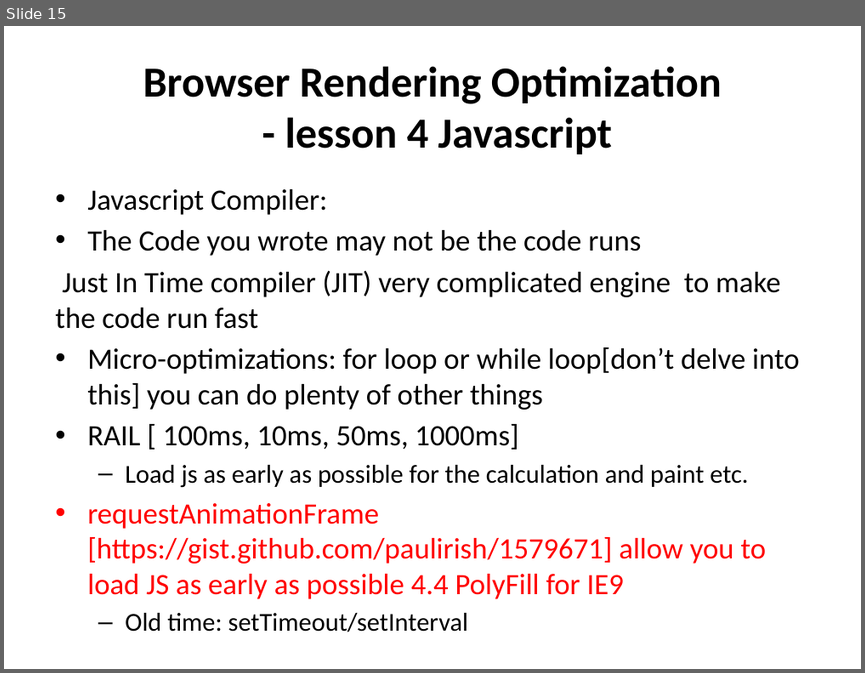
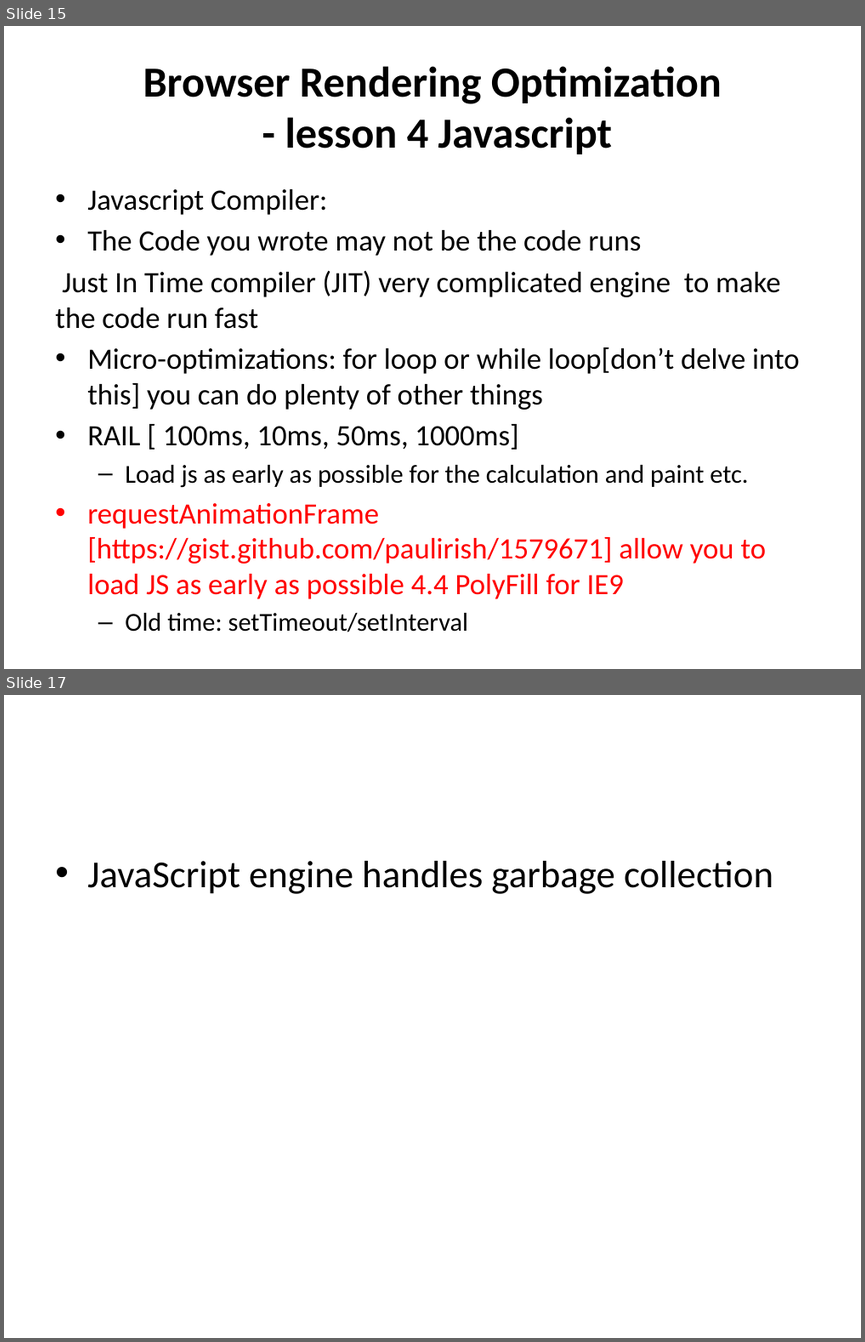
Before and after one commit to canaantt/canaantt.github.io, a slide deck: FE_P4/Techie_0224.pptx. Shown one above the other, each under a label of ours: slide 15 before the commit, slides 15 and 17 after it; the slides between them are not shown. The pictures are 865x673 and 865x1342 pixels, drawn with LibreOffice and Linux fonts; fonts in the diff are those of the drawing. Boxes give left, top, right and bottom in pixels: in the first picture for what was removed or moved away, otherwise in the second. Text is boxed around its words. In the diff, an @@ line names an element or a change of style, - is before the commit and + after.

```diff
--- a/FE_P4/Techie_0224.pptx
+++ b/FE_P4/Techie_0224.pptx
@@ slide 17 added at (4,695,861,1338), background #FFFFFF @@
@@ text added at (87,861,773,894), 32 pt, text #000000 @@
+• JavaScript engine handles garbage collection
```
Also in this commit, not shown: 1 slide changed, 3 other slides added, 1 slide removed, 11 other files.
